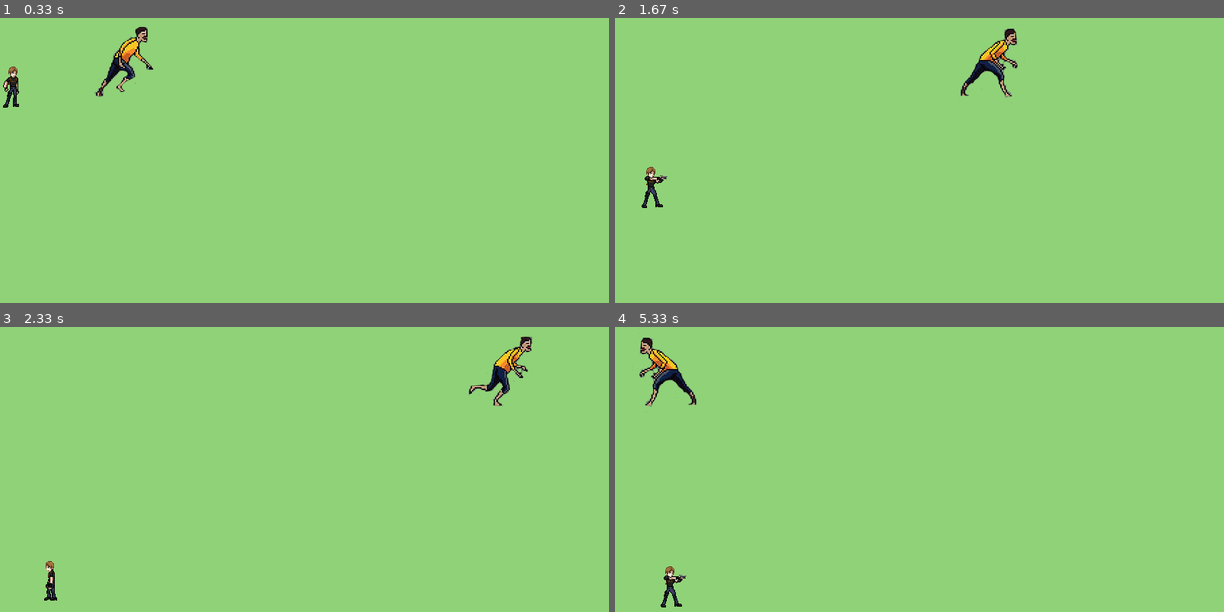
Above: before the commit, frames 1-4 (two rows, left to right).
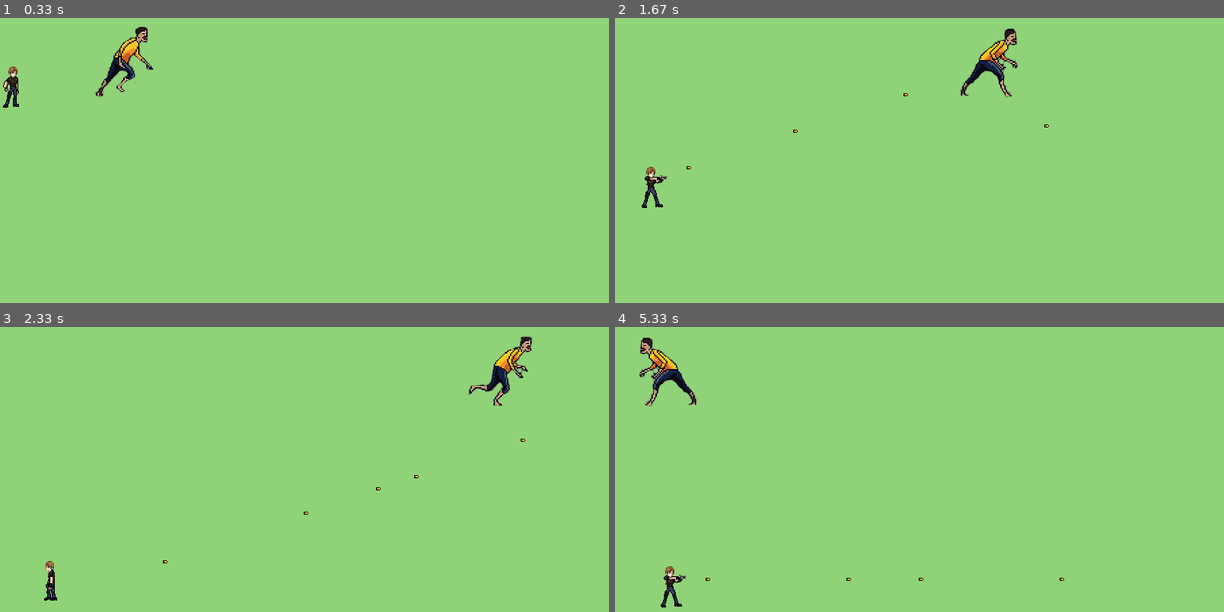
Above: after the commit, the same moments.

Repository: JuanBianchi/TheEvilGuestPYGAME
Game: pygame game, started from main.py
The game is run twice, just before and just after one commit, with the same random seed, the same clock (stepped at 60 frames per second) and the same inputs.
Inputs:
- Up to frame 1 (0.33 s): no input
- Up to frame 2 (1.67 s): tap F at 0.33, 0.73, 1.03, 1.23, 1.53 s; hold Space 0.67-1.13 s; hold D 0.67-1.13 s; hold D 1.17-1.63 s
- Up to frame 3 (2.33 s): hold D 1.67-2.13 s; tap F at 1.73, 2.03, 2.23 s; hold A from 2.17 s (still down); tap Space at 2.32 s
- Up to frame 4 (5.33 s): tap F at 2.53, 2.8, 3.23, 3.53, 3.9, 4.2, 4.4, 4.7, 4.9, 5.2 s; release A at 2.7 s; hold A 2.73-3.13 s; hold D 3.17-3.8 s; hold A 3.83-4.3 s; tap Space at 3.98 s; hold D 4.33-4.8 s; hold D 4.83-5.3 s

Frame 1 is identical in both runs. In frame 2, less than 0.1% of the frame differs, in the area x 11-72%, y 26-54%; in frame 3, less than 0.1%, in the area x 26-87%, y 39-83%; in frame 4, less than 0.1%.

Commit message:
player shoot working

Diff:
--- a/main.py
+++ b/main.py
@@ -19,7 +19,7 @@
     for event in events_list:
         match event.type:
             case pygame.KEYDOWN:
-                if event.key == pygame.K_SPACE:
+                if event.key == pygame.K_SPACE: #and player.__is_running
                     player.jump(True)
             case pygame.KEYUP:
                 if event.key == pygame.K_SPACE:
@@ -53,6 +53,8 @@
     player.update(delta_ms)
     player.draw_player(screen)
     zombie.update(delta_ms, screen)
+    for bullet in player.get_bullets:
+        bullet.update(screen)
     pygame.display.update()
 
 pygame.quit()
--- a/models/bullet/bullet.py
+++ b/models/bullet/bullet.py
@@ -2,22 +2,30 @@
 
 
 class Bullet(pygame.sprite.Sprite):
-    def __init__(self, speed, direction) -> None:
+    def __init__(self, pos_x, pos_y, speed, direction) -> None:
         super().__init__()
-        self.__bullet_img = pygame.image.load("./assets/img/bullet/bullet.png")
+        self.__bullet_img = self.load_img(direction)
         self.__speed = speed
-        self.__bullet_rect = self.__bullet_img.get_rect()
+        self.__bullet_rect = self.__bullet_img.get_rect(center=(pos_x, pos_y))
         self.__direction = direction
 
+
+    def load_img(self, direction):
+        if direction == "Right":
+            self.__bullet_img = pygame.image.load("./assets/img/bullet/bullet_r.png")
+        elif direction == "Left":
+            self.__bullet_img = pygame.image.load("./assets/img/bullet/bullet_l.png")
+
+        return self.__bullet_img
 
     def update(self, screen: pygame.surface.Surface):
         match self.__direction:
             case 'Left':
-                self.__bullet_rect.x += self.__speed
+                self.__bullet_rect.x -= self.__speed
                 if self.__bullet_rect.x >= 600:
                     self.kill()
             case 'Right':
-                self.__bullet_rect.x -= self.__speed
+                self.__bullet_rect.x += self.__speed
                 if self.__bullet_rect.x <= 0:
                     self.kill()
 
--- a/models/player/main_player.py
+++ b/models/player/main_player.py
@@ -33,6 +33,7 @@
         self.__actual_img_animation = self.__actual_animation[self.__initial_frame]
         self.__rect = self.__actual_img_animation.get_rect()
         self.__is_looking_right = True
+        self.__bullet_group = pg.sprite.Group()
 
 
     @property
@@ -85,20 +86,30 @@
             self.__is_jumping = False
             self.stay()
 
-    # HACER COOLDOWN DE DISPARO
+    #HACER COOLDOWN DE DISPARO
     def shoot(self, direction: str = 'Right'):
         if self.__is_still:
             match direction:
                 case 'Right':
                     look_right = True
                     self.__set_x_animations_preset(0, self.__shoot_r, look_r=look_right)
-                    bullet = Bullet(50, direction)
+                    self.__bullet_group.add(self.create_bullet())
                 case 'Left':
                     look_right = False
                     self.__set_x_animations_preset(0, self.__shoot_l, look_r=look_right)
-                    bullet = Bullet(50, direction)
+                    self.__bullet_group.add(self.create_bullet())
 
-        return bullet
+
+    @property
+    def get_bullets(self) -> list[Bullet]:
+        return self.__bullet_group
+
+    def shot_bullet(self):
+        print("pum")
+        self.__bullet_group.add(self.create_bullet())
+
+    def create_bullet(self):
+        return Bullet(self.__rect.centerx, self.__rect.centery - 10, 50, "Right" if self.__is_looking_right else "Left")
 
     def __set_x_borders_limit(self):
         pixels_move = 0
Binary file added: assets/img/bullet/bullet_l.png
Binary file added: assets/img/bullet/bullet_r.png
